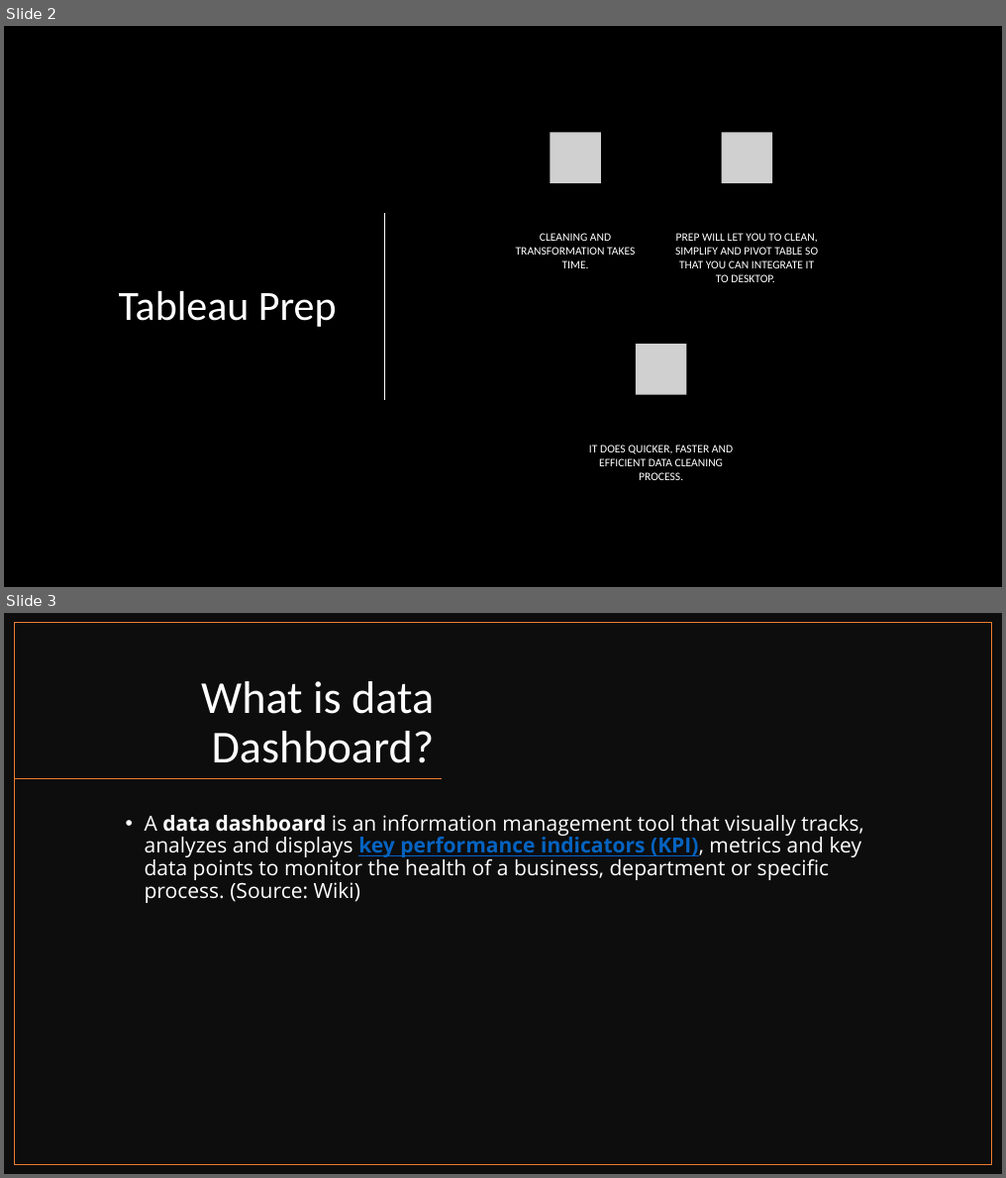
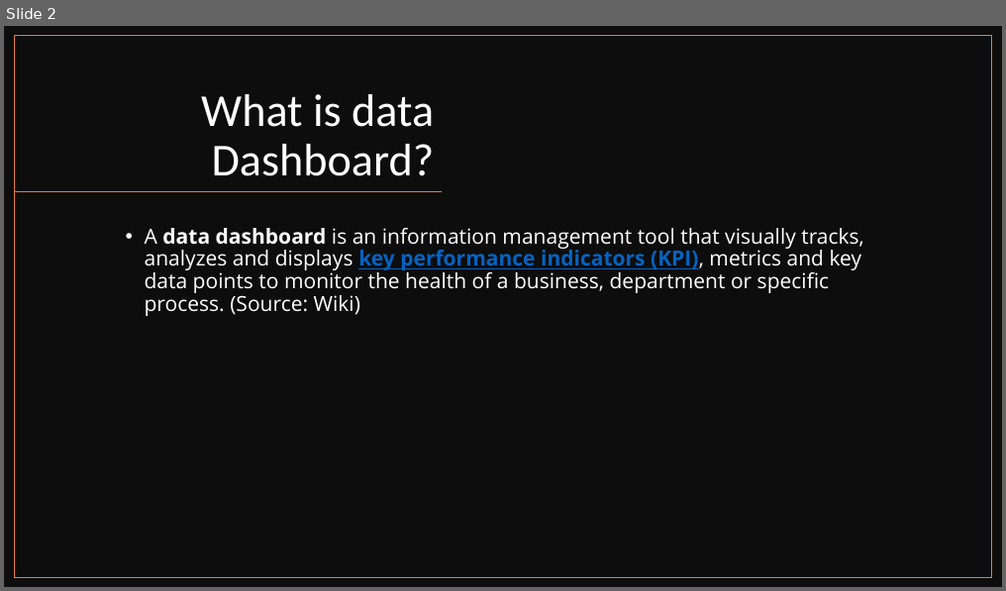
Before and after one commit to akchaudhary57/Job-Ready-Data-Analyst-Course-in-90-Days, a slide deck: Tableau for Visualization/PPT/Interactive Tableau Dashboard.pptx. Shown one above the other, each under a label of ours: slides 2 and 3 before the commit, slide 2 after it. The pictures are 1006x1178 and 1006x591 pixels, drawn with LibreOffice and Linux fonts; fonts in the diff are those of the drawing; grey boxes stand for pictures; background and template pictures are left out. Boxes give left, top, right and bottom in pixels: in the first picture for what was removed or moved away, otherwise in the second. Text is boxed around its words. In the diff, an @@ line names an element or a change of style, - is before the commit and + after.

Commit message:
Python and Tableau PPt updated

```diff
--- a/Tableau for Visualization/PPT/Interactive Tableau Dashboard.pptx
+++ b/Tableau for Visualization/PPT/Interactive Tableau Dashboard.pptx
@@ slide 2 removed at bbox=[4, 26, 1002, 587], background picture (left out) @@
@@ line removed from (385, 213) to (385, 400) @@
@@ title removed at bbox=[119, 291, 337, 327] @@
-Tableau Prep
@@ group removed at bbox=[516, 113, 818, 480]: 3 ellipses, 3 pictures, 3 texts @@
-CLEANING AND TRANSFORMATION TAKES TIME.
-PREP WILL LET YOU TO CLEAN, SIMPLIFY AND PIVOT TABLE SO THAT YOU CAN INTEGRATE IT TO DESKTOP.
-IT DOES QUICKER, FASTER AND EFFICIENT DATA CLEANING PROCESS.
@@ what was slide 3 is now slide 2 @@
```
Also in this commit, not shown: 1 slide changed, 7 slides added, 1 other file.
